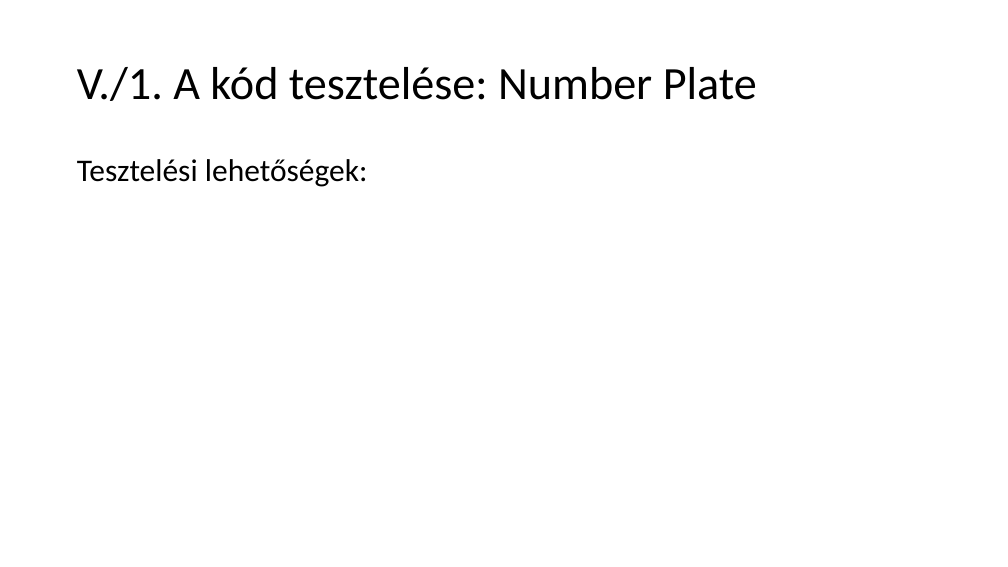
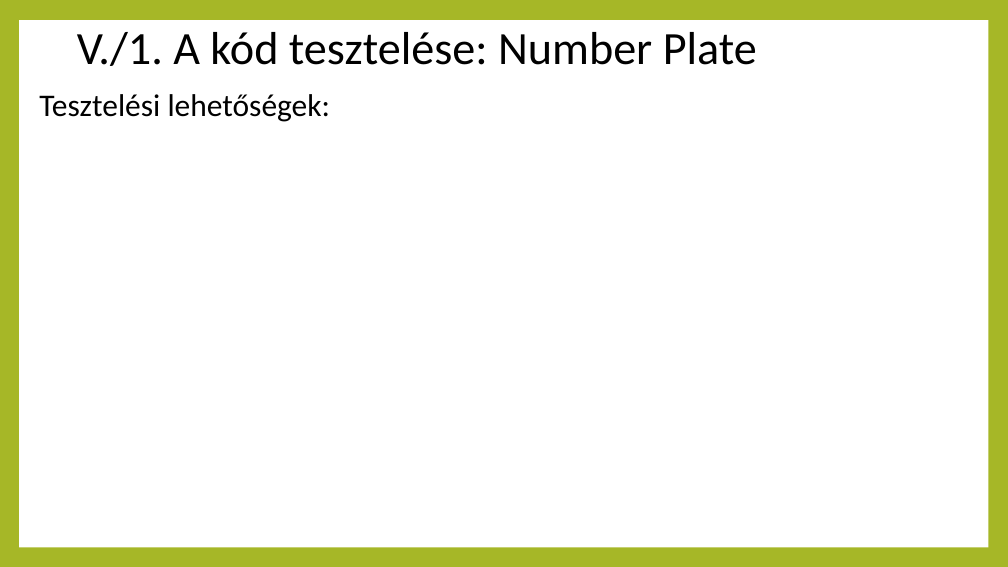
Before and after one commit to PatrikBauer/projektfeladatCV, a slide deck: slide 9 of projekthu.pptx. Drawn at 1008x567 pixels with LibreOffice and Linux fonts; fonts in the diff are those of the drawing. Boxes give left, top, right and bottom in pixels: in the first picture for what was removed or moved away, otherwise in the second. Text is boxed around its words. In the diff, an @@ line names an element or a change of style, - is before the commit and + after.

```diff
--- a/projekthu.pptx
+++ b/projekthu.pptx
@@ background #FFFFFF to #A6B727 @@
@@ rectangle added at [19, 20, 988, 547], fill #FFFFFF @@
@@ title "V./1. A kód tesztelése: Number ...": place and size @@
-title "V./1. A kód tesztelése: Number ..." at [77, 67, 757, 101]
+title "V./1. A kód tesztelése: Number ..." at [77, 32, 757, 66]
@@ text "Tesztelési lehetőségek:": place and size @@
-text "Tesztelési lehetőségek:" at [77, 159, 368, 187]
+text "Tesztelési lehetőségek:" at [39, 94, 331, 122]
@@ text "Tesztelési lehetőségek:" at [39, 94, 331, 122]: more space between paragraphs @@
```
Also in this commit, not shown: 16 other slides changed, 9 slides added, 4 other files.
